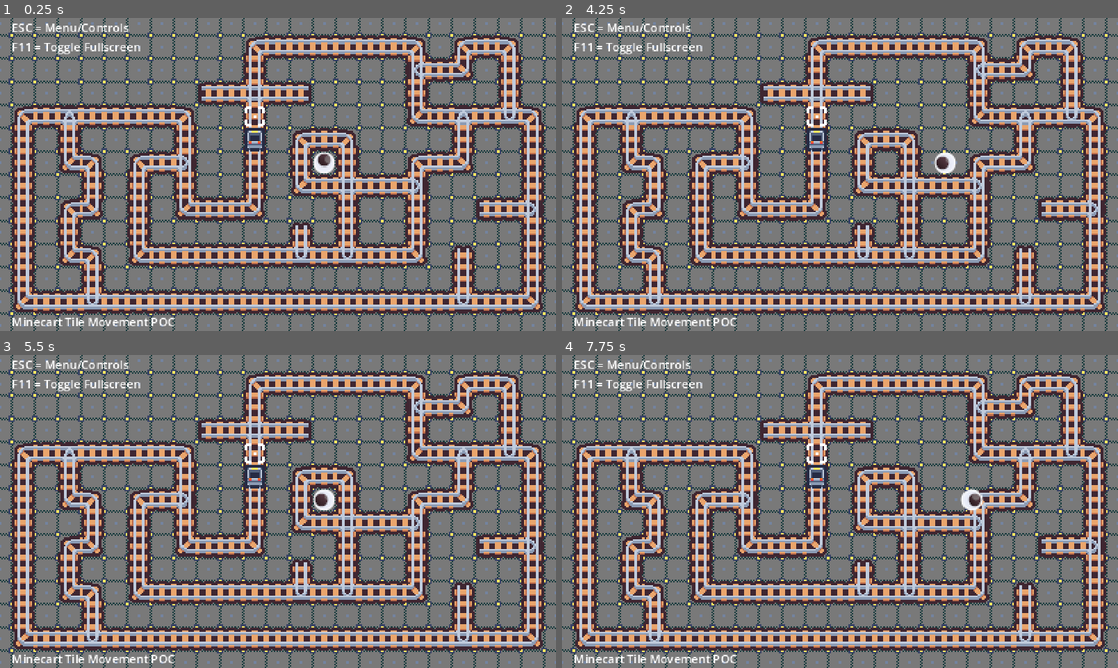
Above: before the commit, frames 1-4 (two rows, left to right).
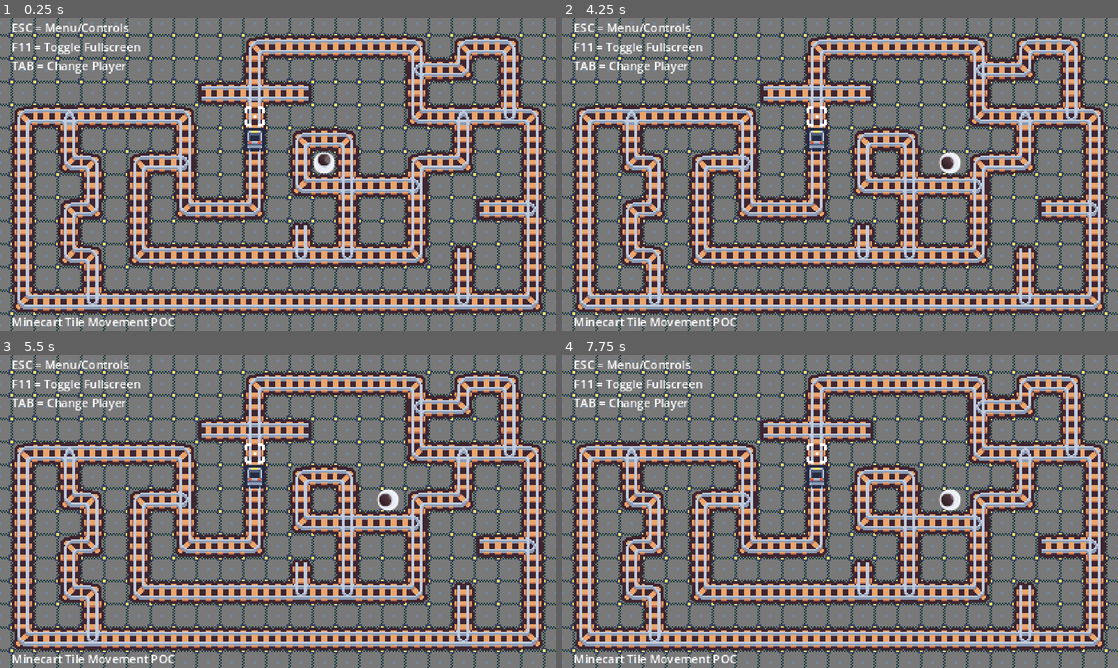
Above: after the commit, the same moments.

Repository: deniszholob/godot-poc-minecart-tile-movement
Game: Godot game, scene res://scenes/levels/main.tscn
The game is run twice, just before and just after one commit, with the same random seed, the same clock (stepped at 60 frames per second) and the same inputs.
Inputs:
- Up to frame 1 (0.25 s): no input
- Up to frame 2 (4.25 s): tap Enter at 0.5, 3.5 s; hold D (move_right) 0.53-1.28 s; hold Space (brake) 1.28-2.03 s; hold D (move_right) 2.03-2.78 s; hold Shift (accelerate) 2.78-3.53 s; hold A (move_left) from 3.53 s (still down); tap Tab (option) at 4.15 s
- Up to frame 3 (5.5 s): release A (move_left) at 5.03 s; hold Space (brake) from 5.03 s (still down)
- Up to frame 4 (7.75 s): release Space (brake) at 5.78 s; hold D (move_right) 5.78-6.53 s; hold Shift (accelerate) 6.53-7.28 s; tap Enter at 7.25 s; hold D (move_right) from 7.28 s (still down)

The runs differ from the first frame. In frame 1, 0.2% of the frame differs, in the area x 2-23%, y 14-18%; in frame 2, 0.5%; in frame 3, 0.7%, in the area x 2-72%, y 14-50%; in frame 4, 0.7%.

Commit message:
Issue #2: Add manual switching between player and minecart

Diff:
--- a/components/movement/mine-cart-controller.component.gd
+++ b/components/movement/mine-cart-controller.component.gd
@@ -167,7 +167,9 @@
 			next_direction = intended_relative_direction_vec * sign
 
 ## movement:vector3 (left/right, up/down, power/brake)
-func _on_movement_input_vector_update(movement: Vector3) -> void:
+func _on_movement_input_vector_update(movement_in: Vector3) -> void:
+	var movement:Vector3 = movement_in if actor.enabled else Vector3.ZERO
+
 	match actor.control_scheme:
 		MineCartControlScheme.Vehicle_Relative:
 			intended_relative_direction = round(movement.x)
--- /dev/null
+++ b/global/game-control-objects.enum.gd
@@ -0,0 +1,8 @@
+## Enum Description
+## Usage:
+## const GameControlObjects = preload("res://your/path/game-control-objects.enum.gd").GameControlObjects
+## or make global via autoload
+enum GameControlObjects {
+	Character,
+	Minecart
+}
--- a/global/global-game.gd
+++ b/global/global-game.gd
@@ -2,19 +2,25 @@
 extends Node
 
 #region signal
-signal control_scheme_updated(control: MineCartControlScheme)
+signal minecart_control_scheme_updated(control: MineCartControlScheme)
+signal control_object_changed(control: GameControlObjects)
 #endregion
 
 #region Enum
 const MineCartControlScheme = preload("res://components/movement/mine-cart-control-scheme.enum.gd").MineCartControlScheme
+const GameControlObjects = preload("res://global/game-control-objects.enum.gd").GameControlObjects
 #endregion
 
 #region vars
 var minecart_control_scheme: MineCartControlScheme = MineCartControlScheme.Character:
 	set(v):
-		#print(v)
 		minecart_control_scheme = v
-		control_scheme_updated.emit(minecart_control_scheme)
+		minecart_control_scheme_updated.emit(minecart_control_scheme)
+
+var control_object: GameControlObjects = GameControlObjects.Character:
+	set(v):
+		control_object = v
+		control_object_changed.emit(control_object)
 #endregion
 
 var show_lights: bool = false
--- a/scenes/levels/main.gd
+++ b/scenes/levels/main.gd
@@ -10,3 +10,9 @@
 func _input(event: InputEvent) -> void:
 	if(event.is_action_pressed("menu")):
 		menu.visible = !menu.visible
+	if(event.is_action_pressed("option")):
+		print('tab')
+		if(GlobalGame.control_object == GlobalGame.GameControlObjects.Character):
+			GlobalGame.control_object = GlobalGame.GameControlObjects.Minecart
+		elif(GlobalGame.control_object == GlobalGame.GameControlObjects.Minecart):
+			GlobalGame.control_object = GlobalGame.GameControlObjects.Character
--- a/scenes/levels/main.tscn
+++ b/scenes/levels/main.tscn
@@ -48,7 +48,8 @@
 offset_bottom = -10.0
 scale = Vector2(0.500293, 0.500293)
 text = "ESC = Menu/Controls
-F11 = Toggle Fullscreen"
+F11 = Toggle Fullscreen
+TAB = Change Player"
 
 [node name="TitleLabel" type="Label" parent="CanvasLayer"]
 offset_left = -192.0
--- a/scenes/mine-cart/mine_cart.gd
+++ b/scenes/mine-cart/mine_cart.gd
@@ -11,6 +11,7 @@
 
 #region enum
 const MineCartControlScheme = preload("res://components/movement/mine-cart-control-scheme.enum.gd").MineCartControlScheme
+const GameControlObjects = preload("res://global/game-control-objects.enum.gd").GameControlObjects
 #endregion
 
 #region @export
@@ -48,6 +49,7 @@
 #region var
 # Change through some game menu screen via global game state
 var control_scheme: MineCartControlScheme = MineCartControlScheme.Character
+var enabled: bool = false
 #endregion
 
 #region func: Overrides
@@ -59,7 +61,8 @@
 
 func _ready() -> void:
 	if(Engine.is_editor_hint()): return
-	GlobalGame.control_scheme_updated.connect(set_control_scheme)
+	GlobalGame.minecart_control_scheme_updated.connect(self.set_control_scheme)
+	GlobalGame.control_object_changed.connect(self._enable_minecart)
 
 func _process(delta: float) -> void:
 	if(Engine.is_editor_hint()): return
@@ -83,4 +86,7 @@
 	if(!node): return
 	node.visible = debug_enable
 	node.process_mode = Node.PROCESS_MODE_INHERIT if debug_enable else Node.PROCESS_MODE_DISABLED
+
+func _enable_minecart(control:GameControlObjects):
+	enabled = control == GameControlObjects.Minecart
 #endregion
--- a/scenes/player/player.gd
+++ b/scenes/player/player.gd
@@ -1,4 +1,8 @@
 class_name Player extends CharacterBody2D
+
+#region enum
+const GameControlObjects = preload("res://global/game-control-objects.enum.gd").GameControlObjects
+#endregion
 
 #region @onready
 @onready var input_device_direction_component: InputDeviceDirectionComponent = $InputDeviceDirectionComponent
@@ -6,14 +10,23 @@
 @onready var move_character_sprite_animation_rotation_component: MoveCharacterSpriteAnimationRotationComponent = $MoveCharacterSpriteAnimationRotationComponent
 #endregion
 
+#region var
+var enabled: bool = true
+#endregion
+
 #region func: Overrides
 func _ready() -> void:
 	if(Engine.is_editor_hint()): return
+	GlobalGame.control_object_changed.connect(self._enable_player)
 	input_device_direction_component.direction_vector_update.connect(self._on_direction_vector_update)
 #endregion
 
 #region func: Private
-func _on_direction_vector_update(direction: Vector2) -> void:
+func _on_direction_vector_update(direction_in: Vector2) -> void:
+	var direction:Vector2 = direction_in if enabled else Vector2.ZERO
 	move_character_body_2d_component.direction_vector = direction
 	move_character_sprite_animation_rotation_component.direction_vector = direction
+
+func _enable_player(control: GameControlObjects) -> void:
+	enabled = control == GameControlObjects.Character
 #endregion
